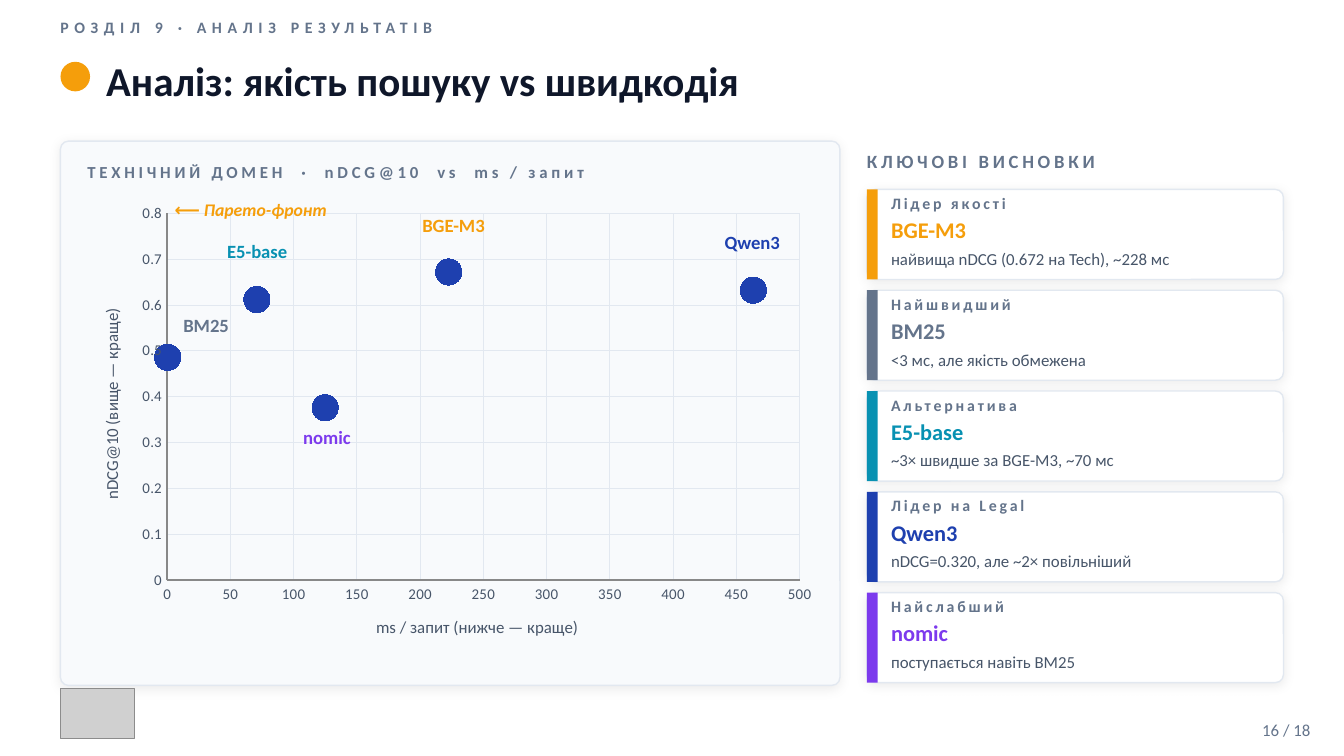
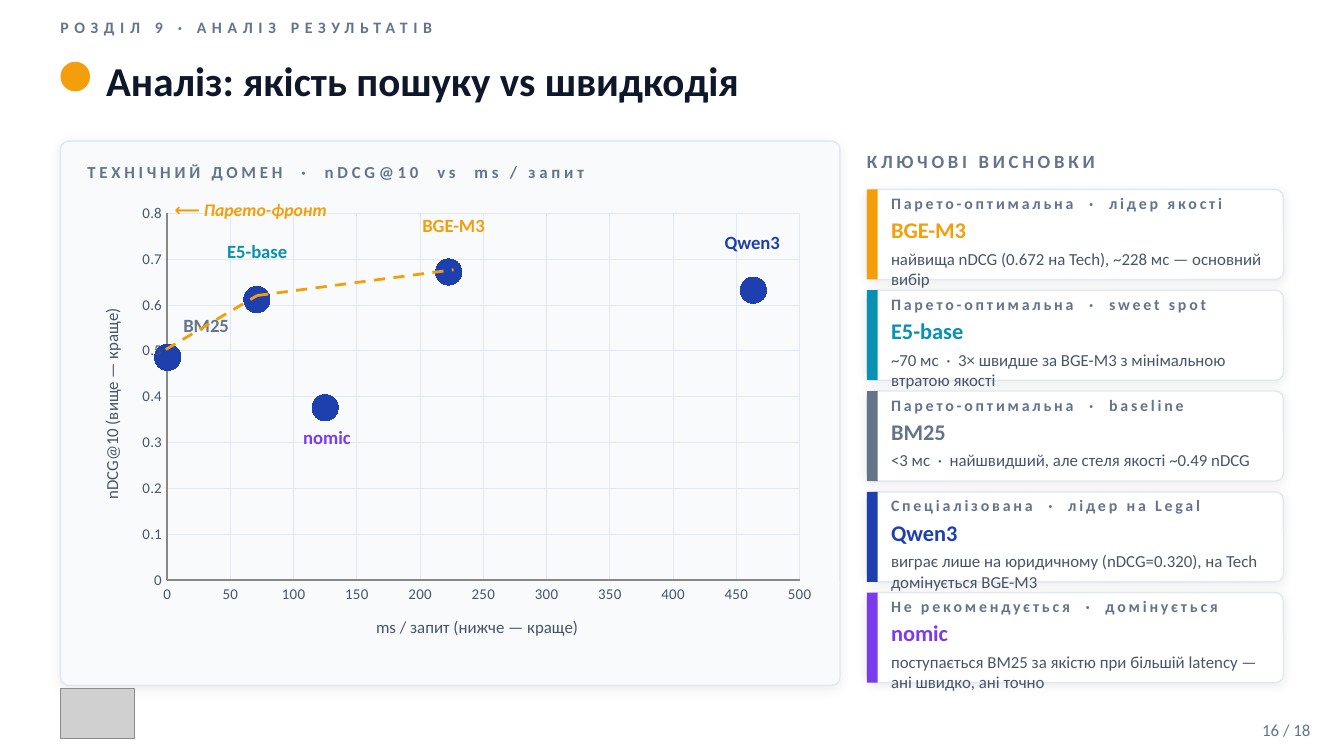
Before and after one commit to vitaliinnest/kb-semantic-search-benchmark, a slide deck: slide 16 of thesis/Nesterenko_Presentation.pptx. Drawn at 1344x756 pixels with LibreOffice and Linux fonts; fonts in the diff are those of the drawing; grey boxes stand for pictures. Boxes give left, top, right and bottom in pixels: in the first picture for what was removed or moved away, otherwise in the second. Text is boxed around its words. In the diff, an @@ line names an element or a change of style, - is before the commit and + after.

```diff
--- a/thesis/Nesterenko_Presentation.pptx
+++ b/thesis/Nesterenko_Presentation.pptx
@@ text at [891,198,1222,212]: text changed @@
-Лідер якості
+Парето-оптимальна · лідер якості
@@ text at [891,253,1261,288]: text changed @@
-найвища nDCG (0.672 на Tech), ~228 мс
+найвища nDCG (0.672 на Tech), ~228 мс — основний вибір
@@ line added from (165, 349) to (257, 296), #F59E0B 1.5 pt dashed @@
@@ line added from (257, 296) to (453, 270), #F59E0B 1.5 pt dashed @@
@@ rectangle at [867,290,878,380]: fill #64748B to #0891B2 @@
@@ text at [891,299,1206,313]: text changed @@
-Найшвидший
+Парето-оптимальна · sweet spot
@@ text "E5-base": place and size @@
-text "E5-base" at [891,424,963,440]
+text "E5-base" at [891,323,963,339]
@@ text at [891,354,1225,386]: text changed @@
-~3× швидше за BGE-M3, ~70 мс
+~70 мс · 3× швидше за BGE-M3 з мінімальною втратою якості
@@ rectangle at [867,391,878,481]: fill #0891B2 to #64748B @@
@@ text "BM25": place and size @@
-text "BM25" at [891,324,946,339]
+text "BM25" at [891,425,946,440]
@@ text at [891,400,1184,414]: text changed @@
-Альтернатива
+Парето-оптимальна · baseline
@@ text at [891,454,1250,469]: text changed @@
-<3 мс, але якість обмежена
+<3 мс · найшвидший, але стеля якості ~0.49 nDCG
@@ text at [891,500,1200,514]: text changed @@
-Лідер на Legal
+Спеціалізована · лідер на Legal
@@ text at [891,555,1257,591]: text changed @@
-nDCG=0.320, але ~2× повільніший
+виграє лише на юридичному (nDCG=0.320), на Tech домінується BGE-M3
@@ text at [891,601,1217,615]: text changed @@
-Найслабший
+Не рекомендується · домінується
@@ text at [891,656,1238,688]: text changed @@
-поступається навіть BM25
+поступається BM25 за якістю при більшій latency — ані швидко, ані точно
```
Also in this commit, not shown: 1 other file.
